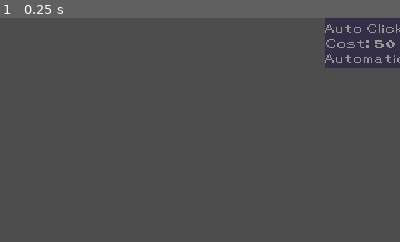
Above: before the commit, frame 1.
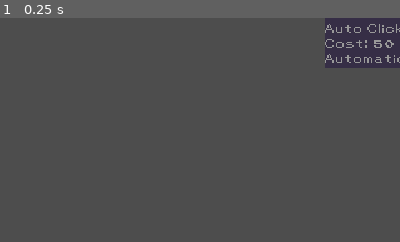
Above: after the commit, the same moment.

Repository: DenisLopata/idle_clicker_dev
Game: Godot game, scene res://scenes/levels/base_level.tscn
The game is run twice, just before and just after one commit, with the same random seed, the same clock (stepped at 60 frames per second) and the same inputs.
Inputs:
- Up to frame 1 (0.25 s): no input
The pictures show only the part of the screen within x 50-100%, y 0-50%; the shares and areas given below are measured in that part.

The runs differ from the first frame. In frame 1, 0.2% of the frame differs, in the area x 81-99%, y 9-14%.

Commit message:
Refactor duplicate code into reusable utilities
- Add FloatingTextSpawner utility for centralized floating text creation
- Add ThemeColors utility with UNLOCKED, AFFORDABLE, NOT_AFFORDABLE constants
- Add AnimationHelper utility with reveal, press, pulse, reject animations
- Add ResourceTypes.get_type_name() helper for readable enum names
- Update ActionButton, PassiveGenerator, UpgradeButton to use shared utilities
- Update ResourceHUD to use get_type_name()
- Remove dead commented-out code from GameState

🤖 Generated with [Claude Code](https://claude.com/claude-code)

Co-Authored-By: Claude Opus 4.5 <noreply@anthropic.com>

Diff:
--- a/autoload/game_state.gd
+++ b/autoload/game_state.gd
@@ -1,16 +1,3 @@
-#extends Node
-#
-## Simple example resource (e.g., "points", "gold", "code", whatever)
-#var resource_amount: float = 0.0
-#
-#signal resource_changed(new_value: float)
-#
-#func add_resource(amount: float) -> void:
-	#resource_amount += amount
-	#resource_changed.emit(resource_amount)
-#
-#func get_resource() -> float:
-	#return resource_amount
 extends Node
 
 signal resource_changed(resource_type: int, new_value: float)
--- a/scenes/UI/resource_hud/resource_hud.gd
+++ b/scenes/UI/resource_hud/resource_hud.gd
@@ -32,7 +32,7 @@
 	container.add_child(row)
 
 	row.setup(rtype, true)  # start hidden
-	row.name_label.text = ResourceTypes.ResourceType.keys()[rtype]
+	row.name_label.text = ResourceTypes.get_type_name(rtype)
 	row.set_amount(_game_state.get_resource(rtype))
 	row.efficiency_label.text = ""
 
--- a/scenes/components/action_button/action_button.gd
+++ b/scenes/components/action_button/action_button.gd
@@ -3,8 +3,6 @@
 
 signal unlocked(action_id: String)
 signal performed(action_id: String)
-
-const FLOATING_TEXT_SCENE = preload("res://scenes/components/floating_text/floating_text.tscn")
 
 @export var action_id: String = ""
 @export var display_name: String = ""
@@ -43,16 +41,7 @@
 	name_label.text = display_name if display_name else action_id
 
 func reveal() -> void:
-	# Animate reveal: fade in and scale up
-	modulate.a = 0.0
-	scale = Vector2(0.5, 0.5)
-	show()
-
-	var tween := create_tween()
-	tween.set_parallel(true)
-	tween.tween_property(self, "modulate:a", 1.0, 0.3).set_ease(Tween.EASE_OUT)
-	tween.tween_property(self, "scale", Vector2.ONE, 0.3).set_ease(Tween.EASE_OUT).set_trans(Tween.TRANS_BACK)
-
+	AnimationHelper.play_reveal(self)
 	print("[ActionButton] Revealed: %s" % action_id)
 
 
@@ -64,17 +53,17 @@
 	# Perform action
 	if action_cost > 0.0:
 		if GameState.get_resource(action_cost_type) < action_cost:
-			_play_reject_animation()
+			AnimationHelper.play_reject(self)
 			return
 
 		GameState.add_resource(action_cost_type, -action_cost)
-		_spawn_floating_text(-action_cost, action_cost_type)
+		FloatingTextSpawner.spawn(-action_cost, action_cost_type, _get_spawn_position())
 
 	if resource_per_click != 0.0:
 		GameState.add_resource(resource_type, resource_per_click)
-		_spawn_floating_text(resource_per_click, resource_type)
+		FloatingTextSpawner.spawn(resource_per_click, resource_type, _get_spawn_position())
 
-	_play_press_animation()
+	AnimationHelper.play_press(self)
 	performed.emit(action_id)
 
 
@@ -102,7 +91,7 @@
 		text = "Click"
 		if cost_label:
 			cost_label.hide()
-		modulate = Color(0.8, 1.0, 0.8)
+		modulate = ThemeColors.UNLOCKED
 		return
 
 	# Locked
@@ -111,53 +100,27 @@
 		cost_label.show()
 
 	if GameState.get_resource(unlock_cost_type) >= unlock_cost:
-		modulate = Color(1, 1, 1)       # Affordable
+		modulate = ThemeColors.AFFORDABLE
 	else:
-		modulate = Color(0.6, 0.6, 0.6) # Not affordable
+		modulate = ThemeColors.NOT_AFFORDABLE
 
 
 func _update_cost_label() -> void:
 	if cost_label and not unlocked_action:
-		var type_txt: String = ResourceTypes.ResourceType.keys()[unlock_cost_type]
-		cost_label.text = "Cost: %s %s" % [NumberFormat.format(unlock_cost), type_txt]
+		cost_label.text = "Cost: %s %s" % [NumberFormat.format(unlock_cost), ResourceTypes.get_type_name(unlock_cost_type)]
 
 func _update_tooltip() -> void:
 	var lines := []
 
 	if not unlocked_action:
-		var cost_type: String = ResourceTypes.ResourceType.keys()[unlock_cost_type]
-		lines.append("Unlock for %s %s" % [NumberFormat.format(unlock_cost), cost_type])
+		lines.append("Unlock for %s %s" % [NumberFormat.format(unlock_cost), ResourceTypes.get_type_name(unlock_cost_type)])
 	else:
 		if resource_per_click > 0:
-			var res_type: String = ResourceTypes.ResourceType.keys()[resource_type]
-			lines.append("+%s %s per click" % [NumberFormat.format(resource_per_click), res_type])
+			lines.append("+%s %s per click" % [NumberFormat.format(resource_per_click), ResourceTypes.get_type_name(resource_type)])
 		if action_cost > 0:
-			var cost_type: String = ResourceTypes.ResourceType.keys()[action_cost_type]
-			lines.append("Costs %s %s" % [NumberFormat.format(action_cost), cost_type])
+			lines.append("Costs %s %s" % [NumberFormat.format(action_cost), ResourceTypes.get_type_name(action_cost_type)])
 
 	tooltip_text = "\n".join(lines)
 
-func _spawn_floating_text(amount: float, type: ResourceTypes.ResourceType) -> void:
-	var floating := FLOATING_TEXT_SCENE.instantiate() as FloatingText
-	get_tree().root.add_child(floating)
-
-	var prefix := "+" if amount > 0 else ""
-	var type_name: String = ResourceTypes.ResourceType.keys()[type]
-	var display_text := "%s%s %s" % [prefix, NumberFormat.format(absf(amount)), type_name]
-	var color := ResourceTypes.get_color(type)
-
-	# Spawn above the button
-	var spawn_pos := global_position + Vector2(size.x / 2, 0)
-	floating.setup(display_text, color, spawn_pos)
-
-func _play_press_animation() -> void:
-	var tween := create_tween()
-	tween.tween_property(self, "scale", Vector2(0.9, 0.9), 0.05)
-	tween.tween_property(self, "scale", Vector2.ONE, 0.1).set_ease(Tween.EASE_OUT)
-
-func _play_reject_animation() -> void:
-	var tween := create_tween()
-	var original_x := position.x
-	tween.tween_property(self, "position:x", original_x - 5, 0.05)
-	tween.tween_property(self, "position:x", original_x + 5, 0.05)
-	tween.tween_property(self, "position:x", original_x, 0.05)
+func _get_spawn_position() -> Vector2:
+	return global_position + Vector2(size.x / 2, 0)
--- a/scenes/components/passive_generator/passive_generator.gd
+++ b/scenes/components/passive_generator/passive_generator.gd
@@ -2,8 +2,6 @@
 class_name PassiveGenerator
 
 signal unlocked(action_id: String)
-
-const FLOATING_TEXT_SCENE = preload("res://scenes/components/floating_text/floating_text.tscn")
 
 @export var action_id: String = "gen_1"
 @export var display_name: String = ""
@@ -49,16 +47,7 @@
 	SaveManager.register(self)
 
 func reveal() -> void:
-	# Animate reveal: fade in and scale up
-	modulate.a = 0.0
-	scale = Vector2(0.5, 0.5)
-	show()
-
-	var tween := create_tween()
-	tween.set_parallel(true)
-	tween.tween_property(self, "modulate:a", 1.0, 0.3).set_ease(Tween.EASE_OUT)
-	tween.tween_property(self, "scale", Vector2.ONE, 0.3).set_ease(Tween.EASE_OUT).set_trans(Tween.TRANS_BACK)
-
+	AnimationHelper.play_reveal(self)
 	print("[PassiveGenerator] Revealed: %s" % action_id)
 
 func _exit_tree() -> void:
@@ -96,14 +85,14 @@
 
 func _update_visual_state() -> void:
 	if unlocked_generator:
-		modulate = Color(0.8, 1.0, 0.8) # Active
+		modulate = ThemeColors.UNLOCKED
 		return
 
 	# Locked: check affordability
 	if GameState.get_resource(unlock_cost_type) >= unlock_cost:
-		modulate = Color(1, 1, 1)       # Affordable
+		modulate = ThemeColors.AFFORDABLE
 	else:
-		modulate = Color(0.6, 0.6, 0.6) # Not affordable
+		modulate = ThemeColors.NOT_AFFORDABLE
 
 
 func _update_cost_label() -> void:
@@ -113,34 +102,23 @@
 		cost_label.text = "+%s / %.1fs" % [NumberFormat.format(resource_per_tick), tick_interval]
 
 func _update_tooltip() -> void:
-	var res_type: String = ResourceTypes.ResourceType.keys()[resource_type]
+	var res_name := ResourceTypes.get_type_name(resource_type)
 
 	if not unlocked_generator:
-		var cost_type: String = ResourceTypes.ResourceType.keys()[unlock_cost_type]
 		tooltip_text = "Unlock for %s %s\nProduces +%s %s every %.1fs" % [
-			NumberFormat.format(unlock_cost), cost_type, NumberFormat.format(resource_per_tick), res_type, tick_interval
+			NumberFormat.format(unlock_cost), ResourceTypes.get_type_name(unlock_cost_type), NumberFormat.format(resource_per_tick), res_name, tick_interval
 		]
 	else:
-		tooltip_text = "Produces +%s %s every %.1fs" % [NumberFormat.format(resource_per_tick), res_type, tick_interval]
+		tooltip_text = "Produces +%s %s every %.1fs" % [NumberFormat.format(resource_per_tick), res_name, tick_interval]
 
 func _on_tick() -> void:
 	if unlocked_generator:
 		GameState.add_resource(resource_type, resource_per_tick)
-		_spawn_floating_text(resource_per_tick, resource_type)
-		_play_pulse_animation()
+		FloatingTextSpawner.spawn(resource_per_tick, resource_type, _get_spawn_position())
+		AnimationHelper.play_pulse(self)
 
-func _spawn_floating_text(amount: float, type: ResourceTypes.ResourceType) -> void:
-	var floating := FLOATING_TEXT_SCENE.instantiate() as FloatingText
-	get_tree().root.add_child(floating)
-
-	var prefix := "+" if amount > 0 else ""
-	var type_name: String = ResourceTypes.ResourceType.keys()[type]
-	var display_text := "%s%s %s" % [prefix, NumberFormat.format(absf(amount)), type_name]
-	var color := ResourceTypes.get_color(type)
-
-	# Spawn above the generator
-	var spawn_pos := global_position + Vector2(size.x / 2, 0)
-	floating.setup(display_text, color, spawn_pos)
+func _get_spawn_position() -> Vector2:
+	return global_position + Vector2(size.x / 2, 0)
 
 # Save/Load interface
 func get_save_data() -> Dictionary:
@@ -156,8 +134,3 @@
 		_update_visual_state()
 		_update_cost_label()
 		_update_tooltip()
-
-func _play_pulse_animation() -> void:
-	var tween := create_tween()
-	tween.tween_property(self, "scale", Vector2(1.05, 1.05), 0.1)
-	tween.tween_property(self, "scale", Vector2.ONE, 0.1).set_ease(Tween.EASE_OUT)
--- a/scenes/components/upgrade_button/upgrade_button.gd
+++ b/scenes/components/upgrade_button/upgrade_button.gd
@@ -43,15 +43,15 @@
 	if upgrade.purchased:
 		cost_label.text = "Purchased"
 		disabled = true
-		modulate = Color(0.8, 1.0, 0.8)
+		modulate = ThemeColors.UNLOCKED
 		return
 
 	# Update cost label
-	cost_label.text = "Cost: %d" % upgrade.cost
+	cost_label.text = "Cost: %s %s" % [NumberFormat.format(upgrade.cost), ResourceTypes.get_type_name(cost_type)]
 
 	# Visual feedback for affordability
 	var available := GameState.get_resource(cost_type)
 	if available >= upgrade.cost:
-		modulate = Color(1, 1, 1)
+		modulate = ThemeColors.AFFORDABLE
 	else:
-		modulate = Color(0.6, 0.6, 0.6)
+		modulate = ThemeColors.NOT_AFFORDABLE
--- a/scripts/resources/resource_types.gd
+++ b/scripts/resources/resource_types.gd
@@ -21,3 +21,6 @@
 
 static func get_color(type: ResourceType) -> Color:
 	return COLORS.get(type, Color.WHITE)
+
+static func get_type_name(type: ResourceType) -> String:
+	return ResourceType.keys()[type]
--- /dev/null
+++ b/scripts/utils/animation_helper.gd
@@ -0,0 +1,29 @@
+class_name AnimationHelper
+extends RefCounted
+
+static func play_reveal(node: Control) -> void:
+	node.modulate.a = 0.0
+	node.scale = Vector2(0.5, 0.5)
+	node.show()
+
+	var tween := node.create_tween()
+	tween.set_parallel(true)
+	tween.tween_property(node, "modulate:a", 1.0, 0.3).set_ease(Tween.EASE_OUT)
+	tween.tween_property(node, "scale", Vector2.ONE, 0.3).set_ease(Tween.EASE_OUT).set_trans(Tween.TRANS_BACK)
+
+static func play_press(node: Control) -> void:
+	var tween := node.create_tween()
+	tween.tween_property(node, "scale", Vector2(0.9, 0.9), 0.05)
+	tween.tween_property(node, "scale", Vector2.ONE, 0.1).set_ease(Tween.EASE_OUT)
+
+static func play_pulse(node: Control) -> void:
+	var tween := node.create_tween()
+	tween.tween_property(node, "scale", Vector2(1.05, 1.05), 0.1)
+	tween.tween_property(node, "scale", Vector2.ONE, 0.1).set_ease(Tween.EASE_OUT)
+
+static func play_reject(node: Control) -> void:
+	var tween := node.create_tween()
+	var original_x := node.position.x
+	tween.tween_property(node, "position:x", original_x - 5, 0.05)
+	tween.tween_property(node, "position:x", original_x + 5, 0.05)
+	tween.tween_property(node, "position:x", original_x, 0.05)
--- /dev/null
+++ b/scripts/utils/floating_text_spawner.gd
@@ -0,0 +1,17 @@
+class_name FloatingTextSpawner
+extends RefCounted
+
+const FLOATING_TEXT_SCENE = preload("res://scenes/components/floating_text/floating_text.tscn")
+
+static func spawn(amount: float, type: ResourceTypes.ResourceType, spawn_position: Vector2) -> void:
+	var floating := FLOATING_TEXT_SCENE.instantiate() as FloatingText
+
+	var tree := Engine.get_main_loop() as SceneTree
+	tree.root.add_child(floating)
+
+	var prefix := "+" if amount > 0 else ""
+	var type_name := ResourceTypes.get_type_name(type)
+	var display_text := "%s%s %s" % [prefix, NumberFormat.format(absf(amount)), type_name]
+	var color := ResourceTypes.get_color(type)
+
+	floating.setup(display_text, color, spawn_position)
--- /dev/null
+++ b/scripts/utils/theme_colors.gd
@@ -0,0 +1,7 @@
+class_name ThemeColors
+extends RefCounted
+
+# Button states
+const UNLOCKED := Color(0.8, 1.0, 0.8)
+const AFFORDABLE := Color(1.0, 1.0, 1.0)
+const NOT_AFFORDABLE := Color(0.6, 0.6, 0.6)
Not shown, added: scripts/utils/animation_helper.gd.uid
Not shown, added: scripts/utils/floating_text_spawner.gd.uid
Not shown, added: scripts/utils/theme_colors.gd.uid
